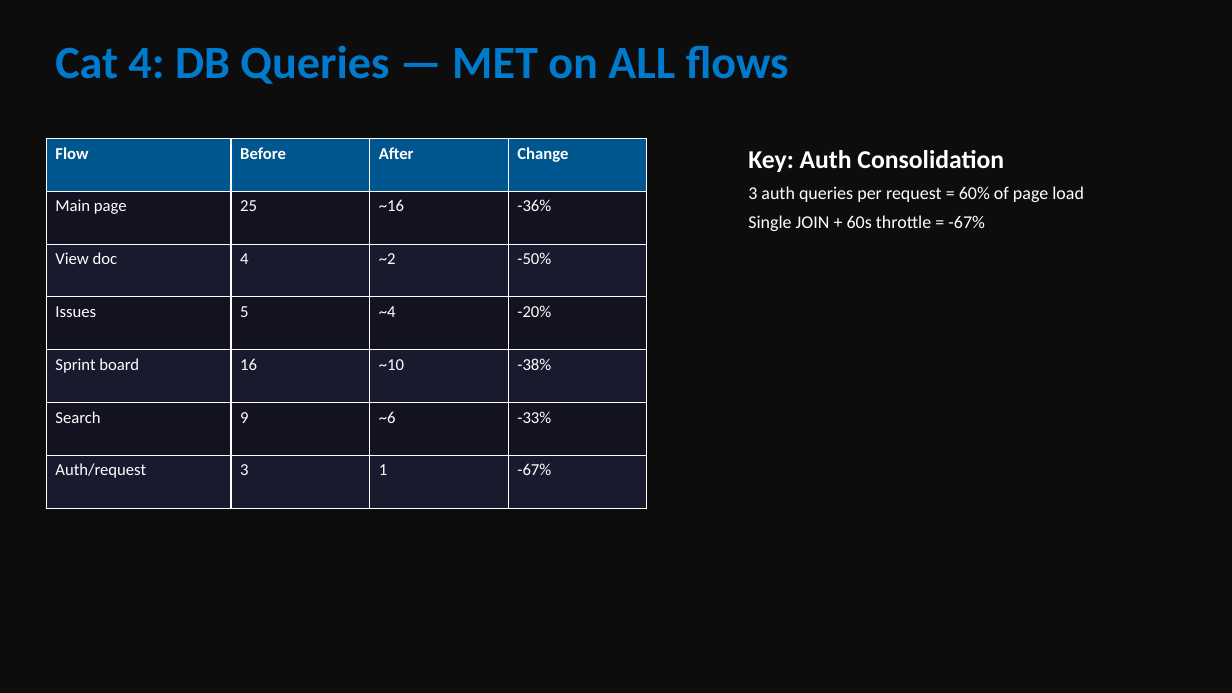
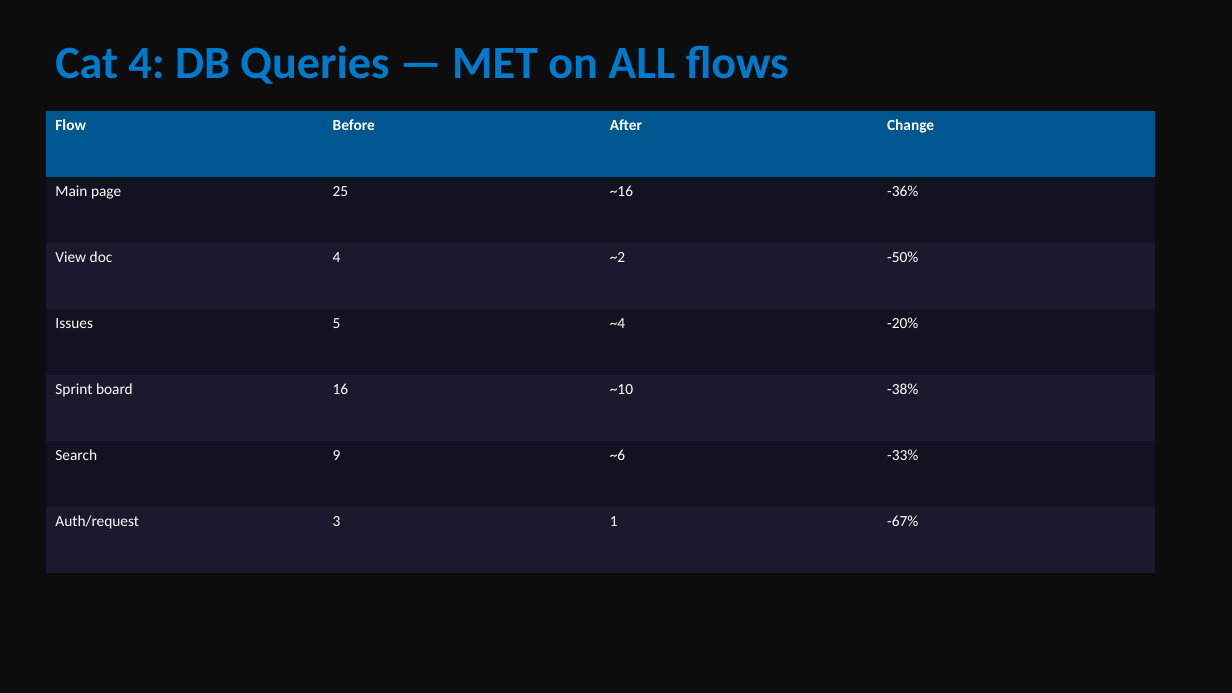
Before and after one commit to fsyeddev-a11y/ShipShape, a slide deck: slide 14 of docs/ShipShape-Final-Presentation.pptx (slide 7 before the commit). Drawn at 1232x693 pixels with LibreOffice and Linux fonts; fonts in the diff are those of the drawing. Boxes give left, top, right and bottom in pixels: in the first picture for what was removed or moved away, otherwise in the second. Text is boxed around its words. In the diff, an @@ line names an element or a change of style, - is before the commit and + after.

Commit message:
docs: update revert documentation with specific examples, regenerate PDF and presentation
Expanded the "Fixes Attempted and Reverted" section with detailed table
showing what changed, why it was reverted, and lessons learned for each
fix (backlinks .catch removal, syntax-highlighting API polling, WCAG
hover-focus conflict, timeout increase, batch CI failures).
Regenerated PDF and 32-slide presentation.

```diff
--- a/docs/ShipShape-Final-Presentation.pptx
+++ b/docs/ShipShape-Final-Presentation.pptx
@@ table at <box>46,111,1155,573</box> @@
@@ size 13 to 12 pt @@
@@ borders changed @@
@@ table: place and size @@
-table at <box>46,139,647,508</box>
+table at <box>46,111,1155,573</box>
@@ text removed at <box>748,150,1084,231</box> @@
-Key: Auth Consolidation
-3 auth queries per request = 60% of page load
-Single JOIN + 60s throttle = -67%
```
Also in this commit, not shown: 10 other slides changed, 21 slides added, 5 slides removed, 4 other files.
